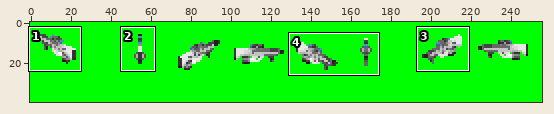
A sprite sheet gets an edit: Resources/SpaceWeapons/HandSpaceLMG.png. The first picture is a wide view before the edit; the outline marks the close-up.
Close-up. Before the edit:
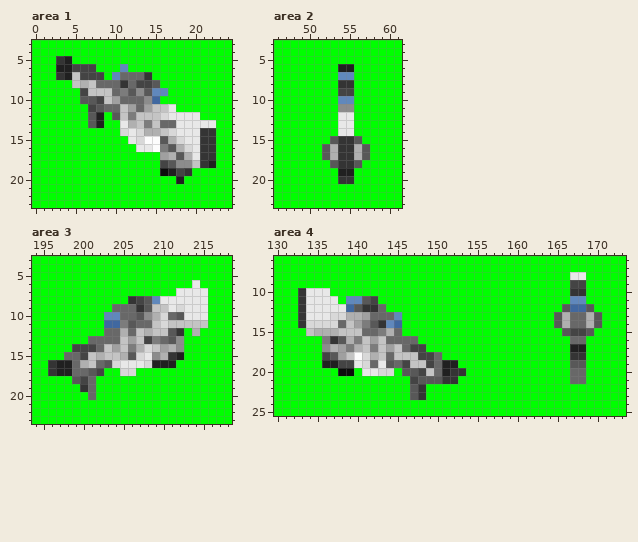
The file is 256x40 pixels. Shown: area 1: x 0..24, y 3..23; area 2: x 46..61, y 3..23; area 3: x 194..218, y 3..23; area 4: x 130..173, y 6..25. The commit also changed other parts of the picture, which this record leaves out.
And afterwards:
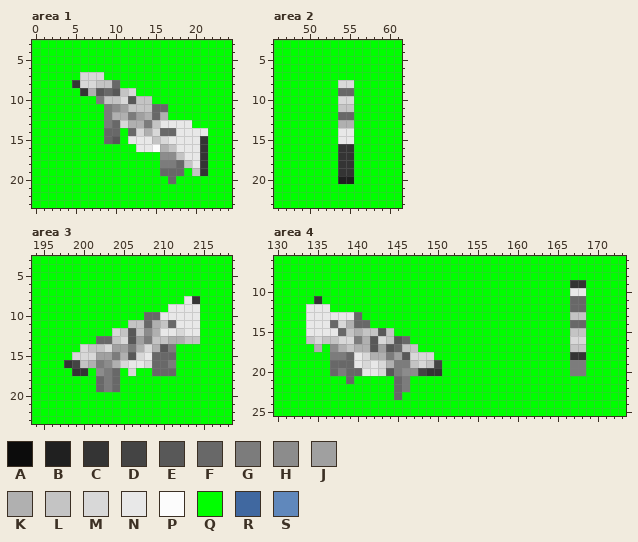
Palette (. is transparent): A #0c0c0c  B #202020  C #343434  D #444444  E #585858  F #686868  G #7c7c7c  H #8c8c8c  J #a0a0a0  K #b0b0b0  L #c4c4c4  M #d8d8d8  N #e8e8e8  P #fcfcfc  Q #00ff00  R #4068a0  S #6088bc
The edit:
Changed rows in their new state; - is an unchanged pixel.
Area 1:
first column x 3:
 5 QQ------------------
 6 QQQQQ---Q-----------
 7 QQQMMM-QQQQQ--------
 8 --CMMLL-QQQQQ-------
 9 ---CKEFELMQQQQ------
10 ---QQG-LMELLQ-------
11 ----QQGHJLLLFFQ-----
12 ----QQGKK-JKFKQQQQ--
13 ----QQGFM-K--NN--QQQ
14 ------FFQF--MFF---NQ
15 ------FE--NNLMNN---Q
16 -------------KLNN--Q
17 -------------HHLN--Q
18 -------------GGFLN-Q
19 -------------FFFQLC-
20 --------------FQ----
Area 2:
first column x 52:
 6 --QQ--
 7 --QQ--
 8 --MM--
 9 --FF--
10 --MM--
11 --LL--
12 --FF--
13 --KK--
15 -QNNQ-
16 QQ--QQ
17 QQ--QQ
18 -Q--Q-
19 --CC--
20 --BB--
Area 3:
first column x 196:
 6 ------------------Q-
 7 ----------------QQQQ
 8 ----------QQQQQQQ-CQ
 9 --------QQQQQQQ-N--Q
10 -------QQQQQFFNNN--Q
11 -------QQQLL-KLFNNNQ
12 -------QMLE-HKNNMNN-
13 -----Q--LMEJGLLKKLL-
14 ---QMLLM-J---KEGQ---
15 --QMMMJJG----FFFQ---
16 QQCDLKGHKM---FFG----
17 QQQCCQHGFQ---FFF----
18 ---QQQFGF-----------
19 ----QQFGF-----------
20 -----Q--------------
Area 4:
first column x 133:
 8 ----------------------------------QQ--
 9 ----------------------------------CC--
10 QQQQ------------------------------NN--
11 QQCQQ-QQQQ------------------------FF--
12 Q---QQQQQQQ----------------------QFFQ-
13 Q---NNNFQQQQQ-------------------QQLLQQ
14 QNNNFMKFFQQQQ-------------------QQ--QQ
15 -NNNNF-KLLELQ--------------------QLLQ-
16 -LMLLMM-KEMLE-Q-------------------MM--
17 --KQHKL-KEJEFLLQ------------------LL--
18 ---QGGFN--KGJEMMMQ--------------------
19 ---QFFF--NMKGG-MLDQQ--------------GG--
20 ----FGFF---EGHH-CCQQQ-------------GG--
21 ------F-----FGQQQQQQ--------------QQ--
22 ------------FGQQ----------------------
23 ------------F-QQ----------------------
